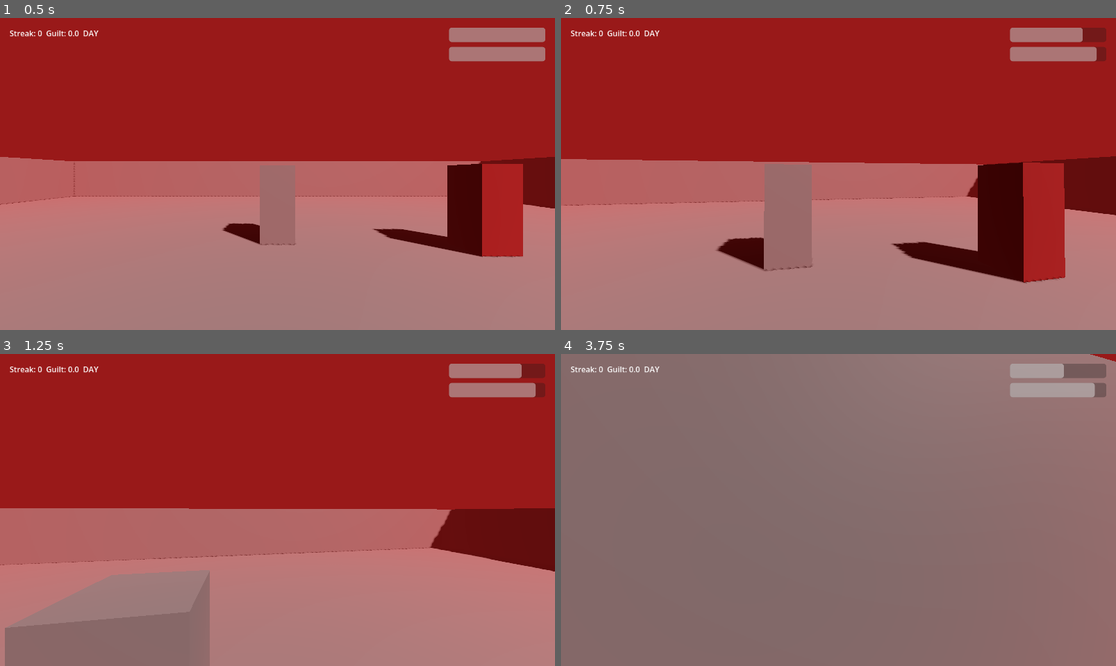
Above: before the commit, frames 1-4 (two rows, left to right).
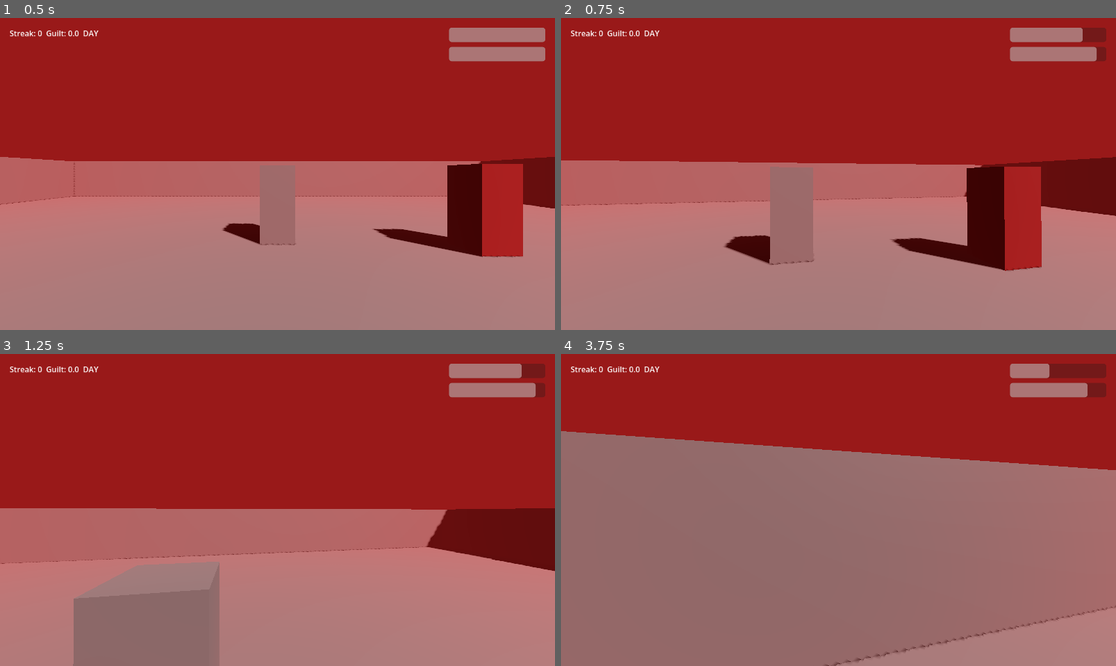
Above: after the commit, the same moments.

Repository: lmToT27/ZaWar
Game: Godot game, scene res://scenes/main.tscn
Same seed, same stepped clock (60 frames per second), same inputs: the game is played once before the commit and once after it.
Inputs (mouse positions are in pixels of both pictures, inside the frame that each line leads up to):
- Up to frame 1 (0.5 s): no input
- Up to frame 2 (0.75 s): move the mouse to (866, 174) at 0.52 s; press the mouse at (866, 174) at 0.53 s; hold W (move_forward) from 0.53 s (still down)
- Up to frame 3 (1.25 s): keep holding W (move_forward); tap Space (jump) at 0.77 s
- Up to frame 4 (3.75 s): keep holding W (move_forward); move the mouse to (810, 510) at 1.27 s; release the mouse at (810, 510) at 1.28 s; click (810, 510) at 1.35 s; tap Space (jump) at 1.52, 3.02 s; move the mouse to (849, 503) at 2.02 s; hold G (drop_weapon) 2.03-2.78 s; click (849, 503) at 2.3 s; move the mouse to (832, 516) at 2.77 s; tap R (sheathe) at 2.85 s; click (832, 516) at 3.05 s; move the mouse to (877, 513) at 3.52 s; press the mouse at (877, 513) at 3.53 s

Frame 1 is identical in both runs. In frame 2, 5.4% of the frame differs, in the area x 0-100%, y 44-86%; in frame 3, 3.5%; in frame 4, 36%, in the area x 0-100%, y 0-100%.

Commit message:
feat: hitlag and camera shake

Diff:
--- a/scenes/enemy/enemy.gd
+++ b/scenes/enemy/enemy.gd
@@ -17,6 +17,7 @@
 @export var approach_offset_radius: float = 1.5
 
 @onready var nav_agent: NavigationAgent3D = $NavigationAgent3D
+@onready var growl_player: AudioStreamPlayer3D = $GrowlPlayer3D
 
 var health: float
 var state: EnemyState = EnemyState.CHASE
@@ -62,7 +63,7 @@
 	if global_position.distance_to(player.global_position) <= attack_range:
 		velocity = Vector3.ZERO
 		_attack_cooldown_timer = 0.0
-		state = _next_attack_state()
+		_set_state(_next_attack_state())
 		return
 
 	var next_pos := nav_agent.get_next_path_position()
@@ -73,7 +74,7 @@
 func _process_attack(delta: float) -> void:
 	velocity = Vector3.ZERO
 	if global_position.distance_to(player.global_position) > attack_range:
-		state = EnemyState.CHASE
+		_set_state(EnemyState.CHASE)
 		return
 
 	_attack_cooldown_timer -= delta
@@ -86,12 +87,12 @@
 	velocity = Vector3.ZERO
 	_stun_timer -= delta
 	if _stun_timer <= 0.0:
-		state = EnemyState.CHASE
+		_set_state(EnemyState.CHASE)
 
 func _process_observe() -> void:
 	velocity = Vector3.ZERO
 	if not _is_redemption_active():
-		state = EnemyState.CHASE
+		_set_state(EnemyState.CHASE)
 
 func _next_attack_state() -> EnemyState:
 	return EnemyState.OBSERVE if _is_redemption_active() else EnemyState.ATTACK
@@ -106,5 +107,14 @@
 		queue_free()
 		return
 	if not GameManager.is_night:
-		state = EnemyState.STUNNED
+		_set_state(EnemyState.STUNNED)
 		_stun_timer = stun_duration
+
+func _set_state(new_state: EnemyState) -> void:
+	if new_state == state:
+		return
+	state = new_state
+	if new_state == EnemyState.CHASE or new_state == EnemyState.ATTACK:
+		if growl_player.stream:
+			growl_player.pitch_scale = randf_range(0.9, 1.1)
+			growl_player.play()
--- a/scenes/enemy/enemy.tscn
+++ b/scenes/enemy/enemy.tscn
@@ -27,3 +27,5 @@
 radius = 0.4
 path_desired_distance = 0.5
 target_desired_distance = 0.5
+
+[node name="GrowlPlayer3D" type="AudioStreamPlayer3D" parent="."]
--- a/scenes/main.gd
+++ b/scenes/main.gd
@@ -1,6 +1,7 @@
 extends Node3D
 
 @export var max_pacifist_streak_for_lerp: int = 10
+@export var critical_ratio: float = 0.2
 
 const FOG_COLOR_ACTIVE: Color = Color(0.6, 0.1, 0.1)
 const FOG_COLOR_CALM: Color = Color(0.4, 0.5, 0.55)
@@ -18,6 +19,9 @@
 @onready var world_environment: WorldEnvironment = $WorldEnvironment
 @onready var directional_light: DirectionalLight3D = $LevelGreybox/DirectionalLight3D
 
+var _health_pulsing: bool = false
+var _stamina_pulsing: bool = false
+
 func _ready() -> void:
 	day_night_timer.one_shot = true
 	day_night_timer.timeout.connect(_on_day_night_timeout)
@@ -28,13 +32,32 @@
 	player.true_ending_triggered.connect(_on_true_ending_triggered)
 
 func _process(_delta: float) -> void:
-	health_bar.value = player.health / player.max_health * 100.0
-	stamina_bar.value = player.stamina / player.max_stamina * 100.0
+	var health_ratio := player.health / player.max_health
+	var stamina_ratio := player.stamina / player.max_stamina
+	health_bar.value = health_ratio * 100.0
+	stamina_bar.value = stamina_ratio * 100.0
 	status_label.text = "Streak: %d  Guilt: %.1f  %s" % [
 		GameManager.pacifist_streak,
 		GameManager.guilt_score,
 		"NIGHT" if GameManager.is_night else "DAY",
 	]
+
+	_update_critical_pulse(health_bar, health_ratio < critical_ratio, _health_pulsing)
+	_health_pulsing = health_ratio < critical_ratio
+	_update_critical_pulse(stamina_bar, stamina_ratio < critical_ratio, _stamina_pulsing)
+	_stamina_pulsing = stamina_ratio < critical_ratio
+
+func _update_critical_pulse(bar: ProgressBar, is_critical: bool, was_pulsing: bool) -> void:
+	if is_critical and not was_pulsing:
+		var tween := create_tween().set_loops()
+		tween.tween_property(bar, "modulate", Color(1, 0.3, 0.3), 0.3)
+		tween.tween_property(bar, "modulate", Color(1, 1, 1), 0.3)
+		bar.set_meta("pulse_tween", tween)
+	elif not is_critical and was_pulsing:
+		var tween: Tween = bar.get_meta("pulse_tween", null)
+		if tween:
+			tween.kill()
+		bar.modulate = Color(1, 1, 1)
 
 func _on_day_night_timeout() -> void:
 	if GameManager.is_night:
--- a/scenes/player/player.gd
+++ b/scenes/player/player.gd
@@ -24,10 +24,23 @@
 @export var true_ending_hold_time: float = 3.0
 @export var observer_check_radius: float = 6.0
 @export var observer_required_count: int = 2
+@export var hitlag_time_scale: float = 0.05
+@export var hitlag_duration: float = 0.06
+@export var shake_decay_speed: float = 4.0
+@export var shake_on_hit_strength: float = 0.05
+@export var shake_on_damage_strength: float = 0.03
+@export var shake_guilt_weight: float = 0.01
+@export var bob_frequency: float = 8.0
+@export var bob_amplitude: float = 0.04
+@export var bob_side_amplitude: float = 0.02
+@export var low_resource_ratio: float = 0.25
 
 @onready var head: Node3D = $Head
+@onready var camera: Camera3D = $Head/Camera3D
 @onready var melee_hitbox: Area3D = $Head/Camera3D/MeleeHitbox
 @onready var regen_delay_timer: Timer = $RegenDelayTimer
+@onready var heartbeat_player: AudioStreamPlayer = $HeartbeatPlayer
+@onready var footstep_player: AudioStreamPlayer3D = $FootstepPlayer3D
 
 var health: float
 var stamina: float
@@ -40,6 +53,10 @@
 var _landing_recovery_timer: float = 0.0
 var _drop_weapon_hold: float = 0.0
 var _true_ending_fired: bool = false
+var _camera_base_position: Vector3
+var _bob_phase: float = 0.0
+var _last_footstep_step: int = 0
+var _shake_strength: float = 0.0
 
 func _ready() -> void:
 	add_to_group("player")
@@ -47,6 +64,7 @@
 	stamina = max_stamina
 	regen_delay_timer.wait_time = regen_delay
 	Input.mouse_mode = Input.MOUSE_MODE_CAPTURED
+	_camera_base_position = camera.position
 
 func _unhandled_input(event: InputEvent) -> void:
 	if event is InputEventMouseMotion:
@@ -65,6 +83,8 @@
 	_handle_state(delta)
 	_handle_regen(delta)
 	_handle_true_ending(delta)
+	_handle_camera_effects(delta)
+	_handle_heartbeat()
 	move_and_slide()
 	_handle_landing(delta)
 
@@ -117,9 +137,14 @@
 		return
 	stamina -= cost
 	regen_delay_timer.start()
+	var hit_something := false
 	for body in melee_hitbox.get_overlapping_bodies():
 		if body.has_method("take_damage"):
 			body.take_damage(base_attack_damage)
+			hit_something = true
+	if hit_something:
+		_trigger_hitlag()
+		_trigger_shake(shake_on_hit_strength + GameManager.guilt_score * shake_guilt_weight)
 
 func _handle_regen(delta: float) -> void:
 	if regen_delay_timer.is_stopped():
@@ -129,6 +154,7 @@
 func take_damage(amount: float) -> void:
 	health = maxf(health - amount, 0.0)
 	regen_delay_timer.start()
+	_trigger_shake(shake_on_damage_strength + GameManager.guilt_score * shake_guilt_weight)
 
 func _handle_true_ending(delta: float) -> void:
 	if _true_ending_fired:
@@ -145,6 +171,52 @@
 		return
 	_true_ending_fired = true
 	true_ending_triggered.emit()
+
+func _handle_camera_effects(delta: float) -> void:
+	var horizontal_speed := Vector2(velocity.x, velocity.z).length()
+	if is_on_floor() and horizontal_speed > 0.1:
+		_bob_phase += delta * bob_frequency * (horizontal_speed / move_speed)
+	else:
+		_bob_phase = 0.0
+	var bob_offset := Vector3(
+		sin(_bob_phase * 0.5) * bob_side_amplitude,
+		absf(sin(_bob_phase)) * bob_amplitude,
+		0.0
+	)
+
+	_shake_strength = maxf(_shake_strength - shake_decay_speed * delta, 0.0)
+	var shake_offset := Vector3.ZERO
+	if _shake_strength > 0.0:
+		shake_offset = Vector3(randf_range(-1.0, 1.0), randf_range(-1.0, 1.0), 0.0) * _shake_strength
+
+	camera.position = _camera_base_position + bob_offset + shake_offset
+
+	var step_index := int(_bob_phase / PI)
+	if step_index != _last_footstep_step and is_on_floor():
+		_last_footstep_step = step_index
+		if footstep_player.stream:
+			footstep_player.pitch_scale = randf_range(0.9, 1.1)
+			footstep_player.play()
+
+func _trigger_shake(strength: float) -> void:
+	_shake_strength = maxf(_shake_strength, strength)
+
+func _trigger_hitlag() -> void:
+	Engine.time_scale = hitlag_time_scale
+	get_tree().create_timer(hitlag_duration, false, false, true).timeout.connect(
+		func(): Engine.time_scale = 1.0
+	)
+
+func _handle_heartbeat() -> void:
+	var stamina_ratio := stamina / max_stamina
+	if stamina_ratio < low_resource_ratio:
+		var intensity := 1.0 - stamina_ratio / low_resource_ratio
+		if heartbeat_player.stream and not heartbeat_player.playing:
+			heartbeat_player.play()
+		heartbeat_player.volume_db = lerpf(-6.0, 0.0, intensity)
+		heartbeat_player.pitch_scale = lerpf(1.0, 1.4, intensity)
+	elif heartbeat_player.playing:
+		heartbeat_player.stop()
 
 func _is_surrounded_by_observers() -> bool:
 	var count := 0
--- a/scenes/player/player.tscn
+++ b/scenes/player/player.tscn
@@ -31,3 +31,7 @@
 [node name="RegenDelayTimer" type="Timer" parent="."]
 wait_time = 2.0
 one_shot = true
+
+[node name="HeartbeatPlayer" type="AudioStreamPlayer" parent="."]
+
+[node name="FootstepPlayer3D" type="AudioStreamPlayer3D" parent="."]
